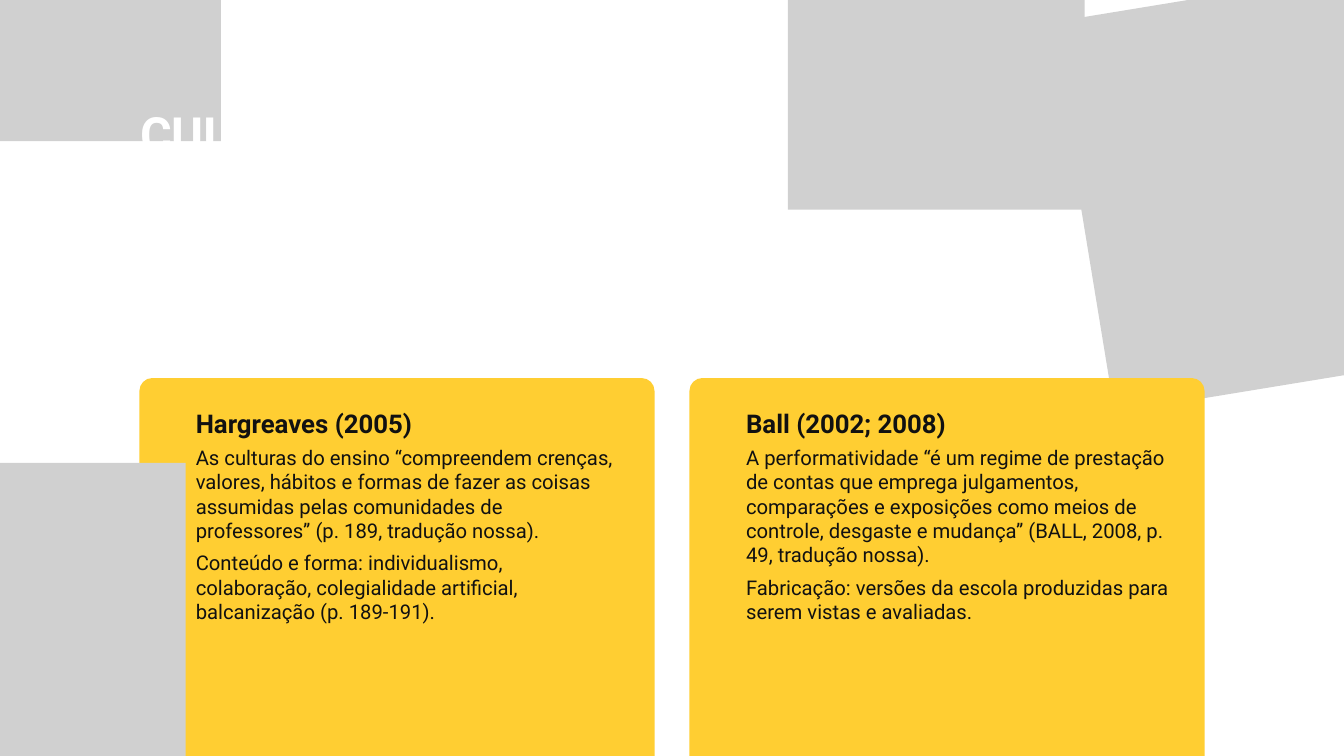
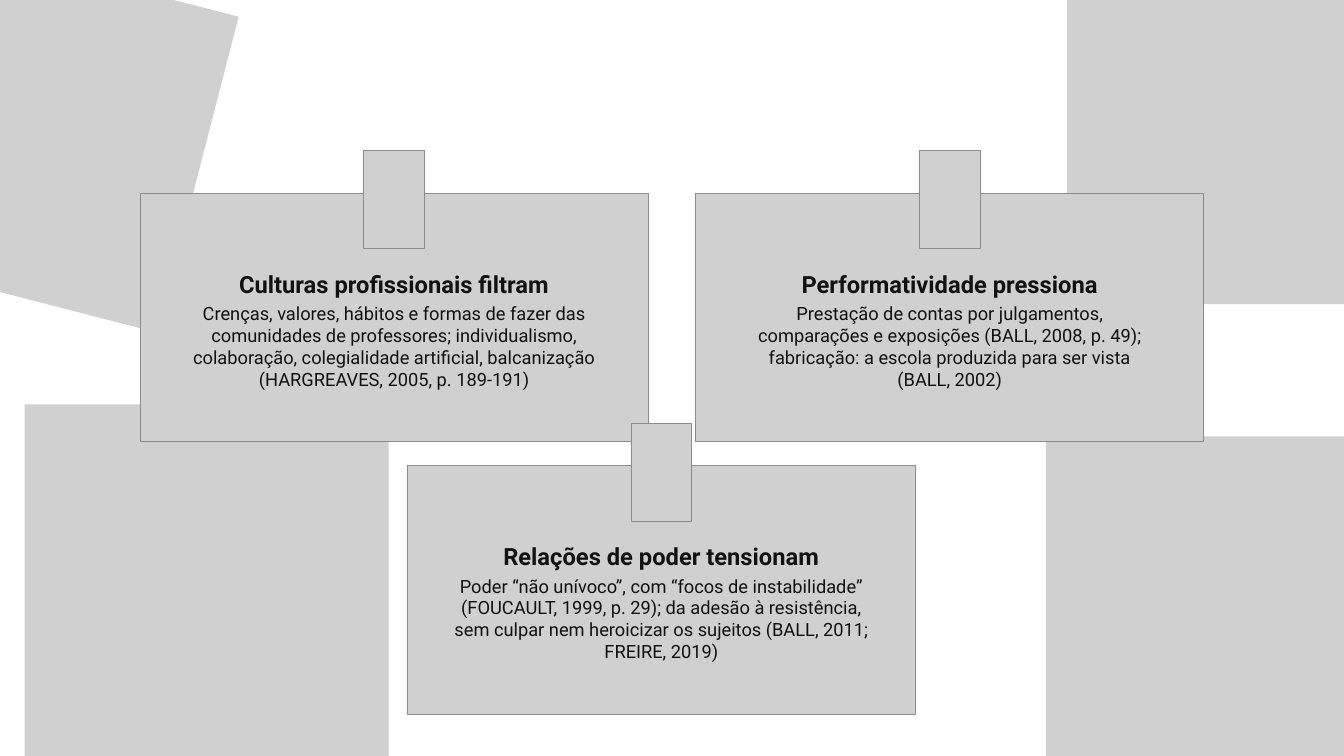
Before and after one commit to yzynya-beep/Tese, a slide deck: slide 14 of apresentacao_qualificacao/Qualificacao_PNED_Pipa.pptx. Drawn at 1344x756 pixels with LibreOffice and Linux fonts; fonts in the diff are those of the drawing; grey boxes stand for pictures; background and template pictures are left out. Boxes give left, top, right and bottom in pixels: in the first picture for what was removed or moved away, otherwise in the second. Text is boxed around its words. In the diff, an @@ line names an element or a change of style, - is before the commit and + after.

```diff
--- a/apresentacao_qualificacao/Qualificacao_PNED_Pipa.pptx
+++ b/apresentacao_qualificacao/Qualificacao_PNED_Pipa.pptx
@@ picture at (0,0,238,332): rotation 0 to 14 degrees; outline redrawn @@
@@ picture removed at (788,0,1085,210) @@
@@ picture at (1066,0,1344,304): rotation 350 to 0 degrees; outline redrawn @@
@@ text at (140,107,380,141): text changed; size 36 to 26 pt @@
-CULTURAS
-profissionais e performatividade
+NO CONTEXTO DA PRÁTICA
+o que filtra, pressiona e tensiona a atuação
@@ picture added at (364,151,425,249) @@
@@ picture added at (919,151,980,249) @@
@@ picture added at (140,193,648,442) @@
@@ picture added at (696,193,1204,442) @@
@@ text "Culturas profissionais filtram" at (193,275,594,390): vertical alignment top to middle @@
@@ text at (193,275,594,390): text changed; size 21.8 to 19.6 pt @@
-Hargreaves (2005)
-As culturas do ensino “compreendem crenças, valores, hábitos e formas de fazer as coisas assumidas pelas comunidades de professores” (p. 189, tradução nossa).
-Conteúdo e forma: individualismo, colaboração, colegialidade artificial, balcanização (p. 189-191).
+Culturas profissionais filtram
+Crenças, valores, hábitos e formas de fazer das comunidades de professores; individualismo, colaboração, colegialidade artificial, balcanização (HARGREAVES, 2005, p. 189-191)
@@ text added at (758,275,1141,390), 19.6 pt, text #111111 @@
+Performatividade pressiona
+Prestação de contas por julgamentos, comparações e exposições (BALL, 2008, p. 49); fabricação: a escola produzida para ser vista (BALL, 2002)
@@ freeform shape removed at (139,378,655,756) @@
@@ freeform shape removed at (689,378,1205,756) @@
@@ picture added at (25,405,389,756) @@
@@ text removed at (746,413,1168,620) @@
-Ball (2002; 2008)
-A performatividade “é um regime de prestação de contas que emprega julgamentos, comparações e exposições como meios de controle, desgaste e mudança” (BALL, 2008, p. 49, tradução nossa).
-Fabricação: versões da escola produzidas para serem vistas e avaliadas.
@@ picture added at (631,423,692,521) @@
@@ picture added at (1046,436,1344,756) @@
@@ picture removed at (0,463,185,756) @@
@@ picture added at (407,466,915,714) @@
@@ text added at (454,547,868,662), 19.6 pt, text #111111 @@
+Relações de poder tensionam
+Poder “não unívoco”, com “focos de instabilidade” (FOUCAULT, 1999, p. 29); da adesão à resistência, sem culpar nem heroicizar os sujeitos (BALL, 2011; FREIRE, 2019)
```
Also in this commit, not shown: 11 other slides changed, 6 slides added, 11 slides removed, 3 other files.
